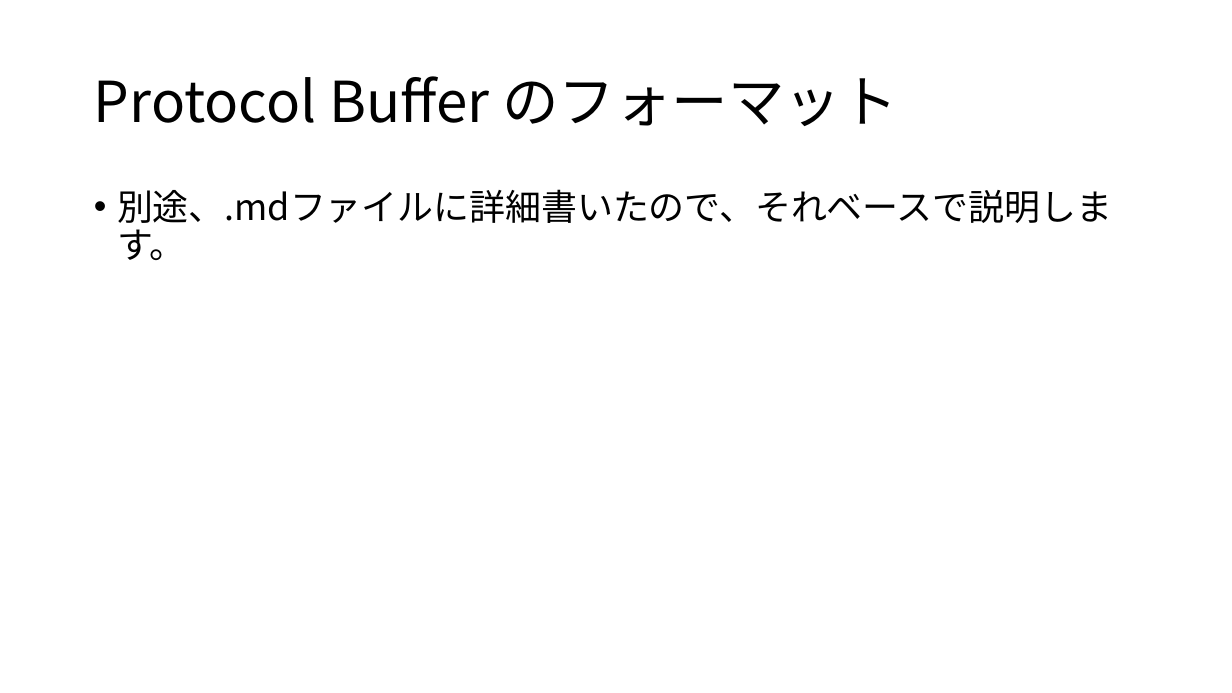
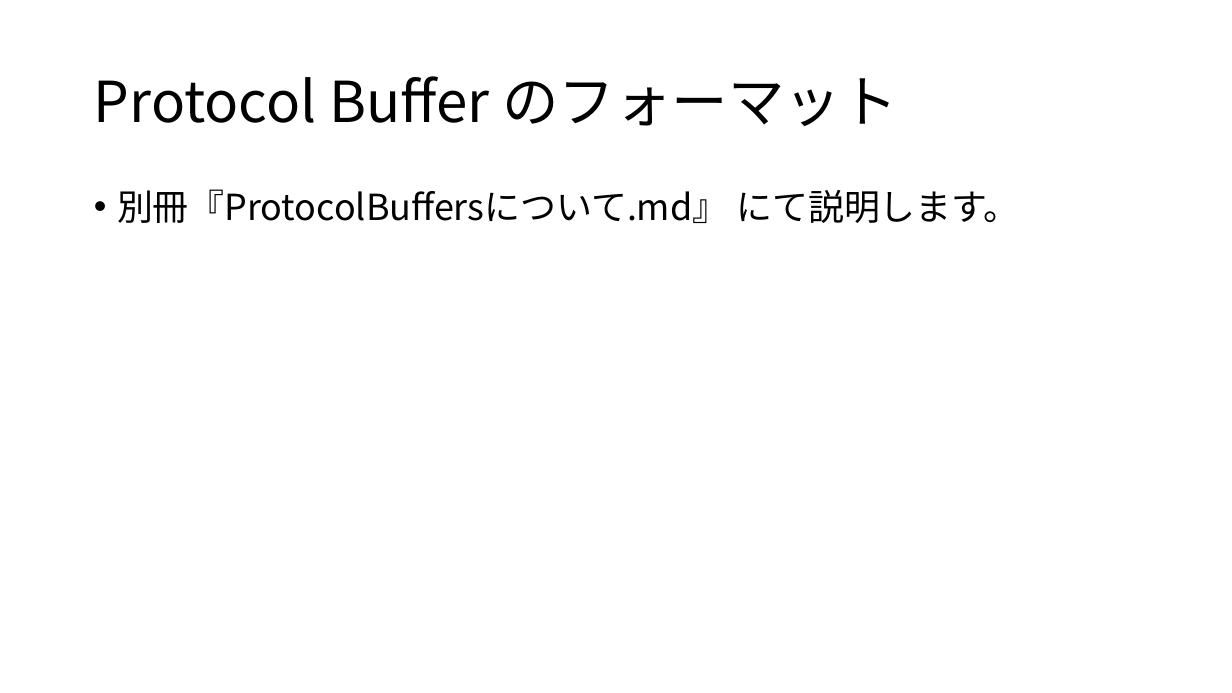
Before and after one commit to koga-miko/misc, a slide deck: slide 8 of raspberry-pi-report/gRPCについて.pptx. Drawn at 1232x693 pixels with LibreOffice and Linux fonts; fonts in the diff are those of the drawing. Boxes give left, top, right and bottom in pixels: in the first picture for what was removed or moved away, otherwise in the second. Text is boxed around its words. In the diff, an @@ line names an element or a change of style, - is before the commit and + after.

```diff
--- a/raspberry-pi-report/gRPCについて.pptx
+++ b/raspberry-pi-report/gRPCについて.pptx
@@ text at <box>117,189,1020,223</box>: text changed @@
-• 別途、.mdファイルに詳細書いたので、それベースで説明します。
+• 別冊『ProtocolBuffersについて.md』 にて説明します。
```
Also in this commit, not shown: 8 other slides changed, 3 other files.
